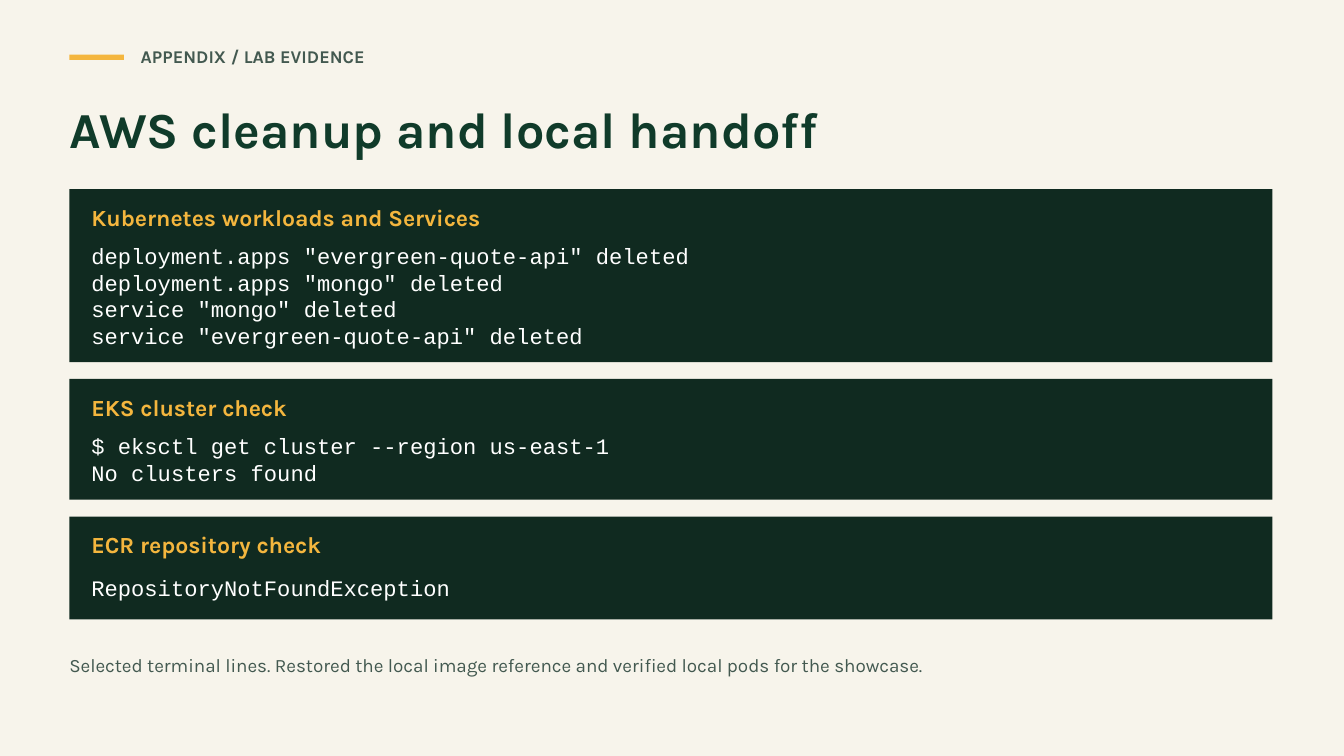
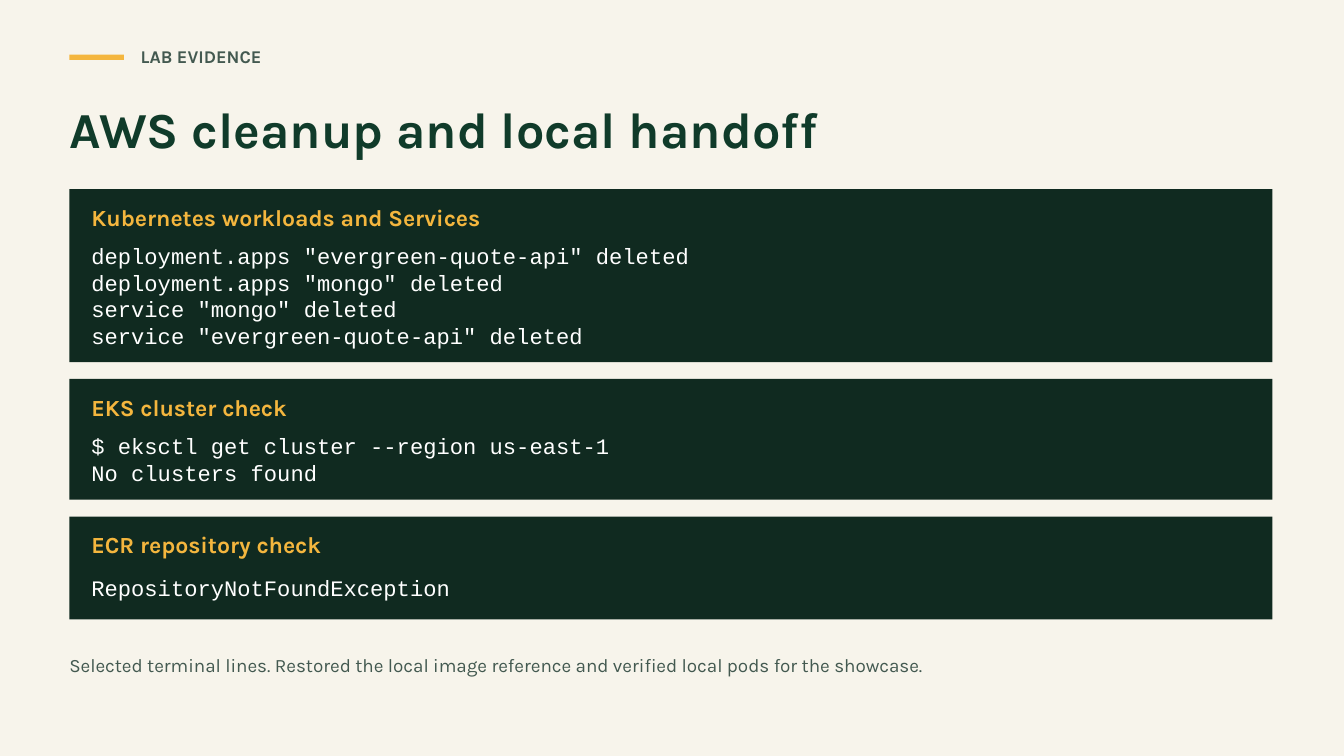
Before and after one commit to asc1-student09/evergreen-quote-launch, a slide deck: slide 6 of delivery-leadership-package/Evergreen_Quote_Showcase.pptx (slide 10 before the commit). Drawn at 1344x756 pixels with LibreOffice and Linux fonts; fonts in the diff are those of the drawing. Boxes give left, top, right and bottom in pixels: in the first picture for what was removed or moved away, otherwise in the second. Text is boxed around its words. In the diff, an @@ line names an element or a change of style, - is before the commit and + after.

```diff
--- a/delivery-leadership-package/Evergreen_Quote_Showcase.pptx
+++ b/delivery-leadership-package/Evergreen_Quote_Showcase.pptx
@@ text at bbox=[141, 51, 262, 63]: text changed @@
-APPENDIX / LAB EVIDENCE
+LAB EVIDENCE
```
Also in this commit, not shown: 7 other slides changed, 1 slide added.
